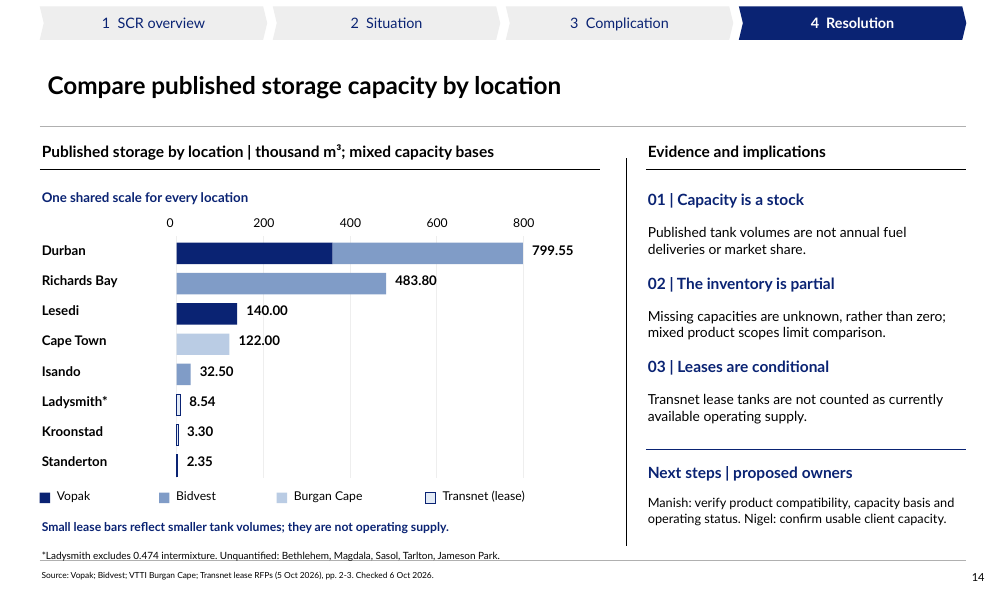
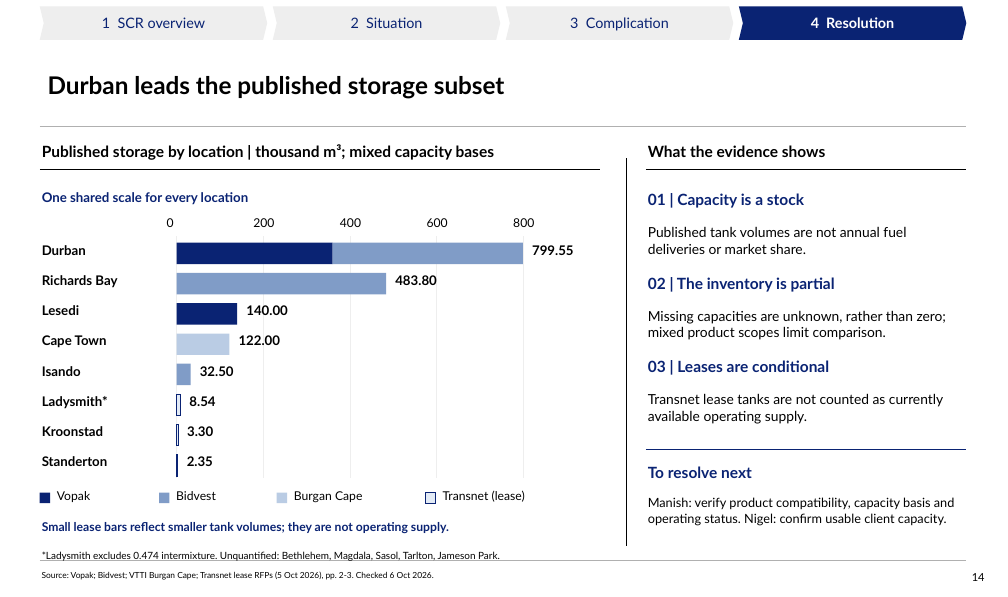
Before and after one commit to Africa-International-Advisors/liquid_fuels_model, a slide deck: slide 14 of pptx/output/delivered/Vopak_Week1_Analytical_Pack_2026_10_06.pptx. Drawn at 1008x597 pixels with LibreOffice and Linux fonts; fonts in the diff are those of the drawing; background and template pictures are left out. Boxes give left, top, right and bottom in pixels: in the first picture for what was removed or moved away, otherwise in the second. Text is boxed around its words. In the diff, an @@ line names an element or a change of style, - is before the commit and + after.

```diff
--- a/pptx/output/delivered/Vopak_Week1_Analytical_Pack_2026_10_06.pptx
+++ b/pptx/output/delivered/Vopak_Week1_Analytical_Pack_2026_10_06.pptx
@@ title at <box>48,76,505,99</box>: text changed @@
-Compare published storage capacity by location
+Durban leads the published storage subset
@@ text at <box>648,145,825,157</box>: text changed @@
-Evidence and implications
+What the evidence shows
@@ text at <box>648,466,752,478</box>: text changed @@
-Next steps | proposed owners
+To resolve next
```
Also in this commit, not shown: 13 other slides changed, 6 other files.
